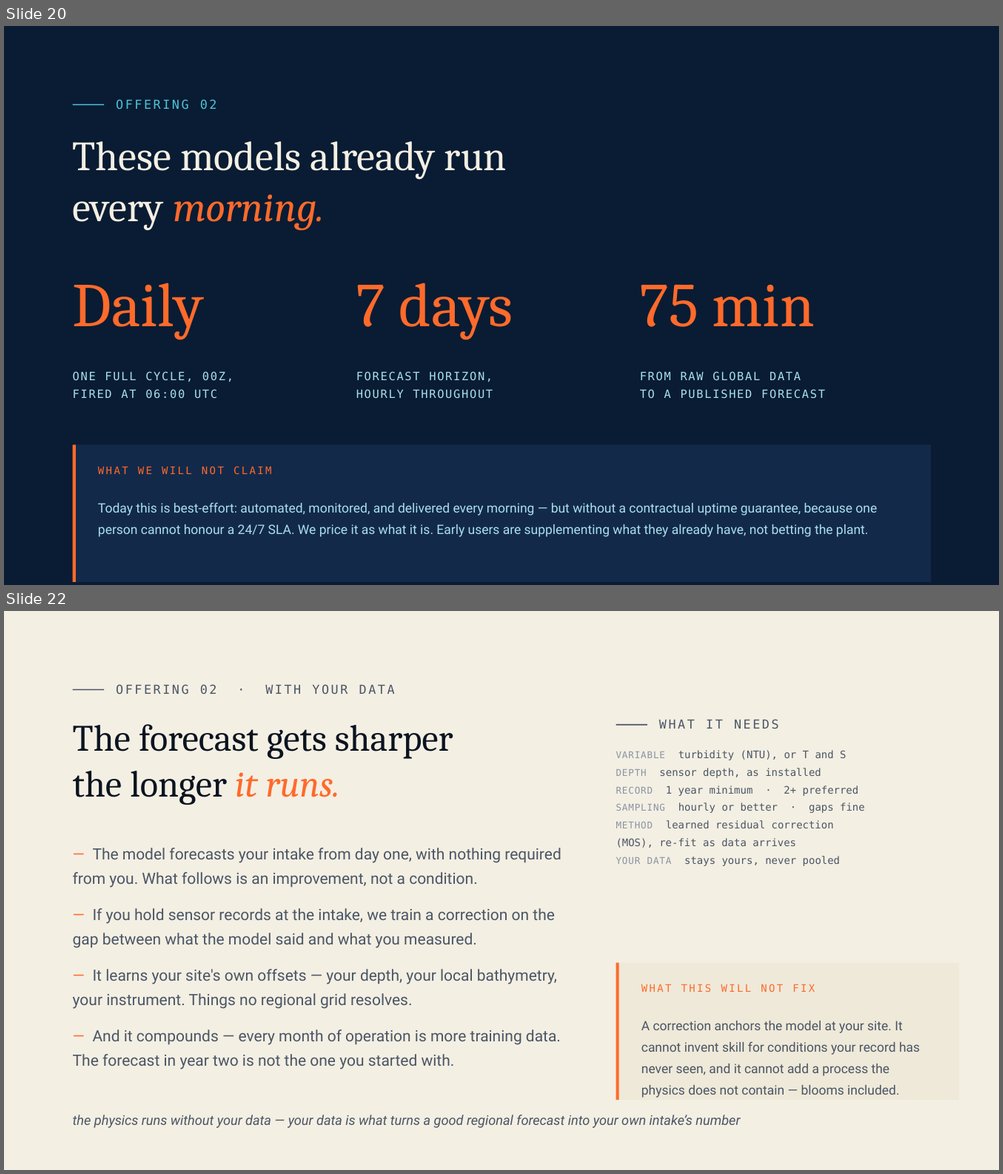
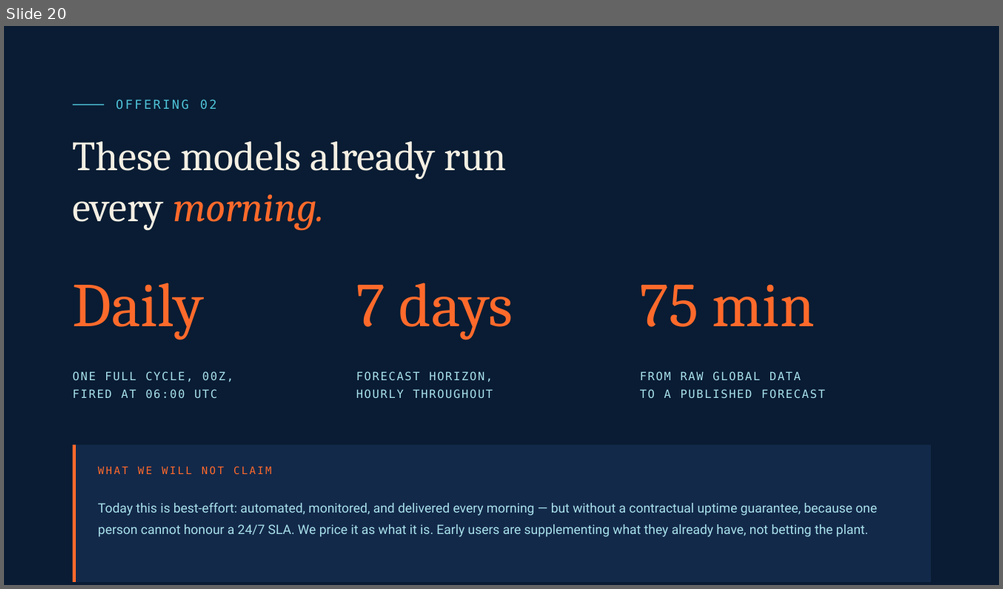
Before and after one commit to GilesFearon/oceanmotion-publications, a slide deck: pitch/oma-pitch-desal.pptx. Shown one above the other, each under a label of ours: slides 20 and 22 before the commit, slide 20 after it; the slides between them are not shown. The pictures are 1003x1174 and 1003x589 pixels, drawn with LibreOffice and Linux fonts; fonts in the diff are those of the drawing. Boxes give left, top, right and bottom in pixels: in the first picture for what was removed or moved away, otherwise in the second. Text is boxed around its words. In the diff, an @@ line names an element or a change of style, - is before the commit and + after.

```diff
--- a/pitch/oma-pitch-desal.pptx
+++ b/pitch/oma-pitch-desal.pptx
@@ slide 22 removed at [4,611,999,1170], background #FFFFFF @@
@@ rectangle removed at [4,611,999,1170] @@
@@ rectangle removed at [73,689,104,691] @@
@@ text removed at [116,684,395,694] @@
-OFFERING 02 · WITH YOUR DATA
@@ text removed at [659,719,779,729] @@
-WHAT IT NEEDS
@@ text removed at [73,724,453,805] @@
-The forecast gets sharper
-the longer it runs.
@@ rectangle removed at [616,724,647,726] @@
@@ text removed at [616,768,865,866] @@
-VARIABLE turbidity (NTU), or T and S
-DEPTH sensor depth, as installed
-RECORD 1 year minimum · 2+ preferred
-SAMPLING hourly or better · gaps fine
-METHOD learned residual correction
-(MOS), re-fit as data arrives
-YOUR DATA stays yours, never pooled
@@ text removed at [73,848,560,1070] @@
-— The model forecasts your intake from day one, with nothing required from you. What follows is an improvement, not a condition.
-— If you hold sensor records at the intake, we train a correction on the gap between what the model said and what you measured.
-— It learns your site's own offsets — your depth, your local bathymetry, your instrument. Things no regional grid resolves.
-— And it compounds — every month of operation is more training data. The forecast in year two is not the one you started with.
@@ rectangle removed at [616,963,959,1100] @@
@@ rectangle removed at [616,963,619,1100] @@
@@ text removed at [641,984,814,992] @@
-WHAT THIS WILL NOT FIX
@@ text removed at [641,1021,919,1098] @@
-A correction anchors the model at your site. It cannot invent skill for conditions your record has never seen, and it cannot add a process the physics does not contain — blooms included.
@@ text removed at [73,1115,740,1128] @@
-the physics runs without your data — your data is what turns a good regional forecast into your own intake’s number
```
Also in this commit, not shown: 17 slides changed, 11 other files.
